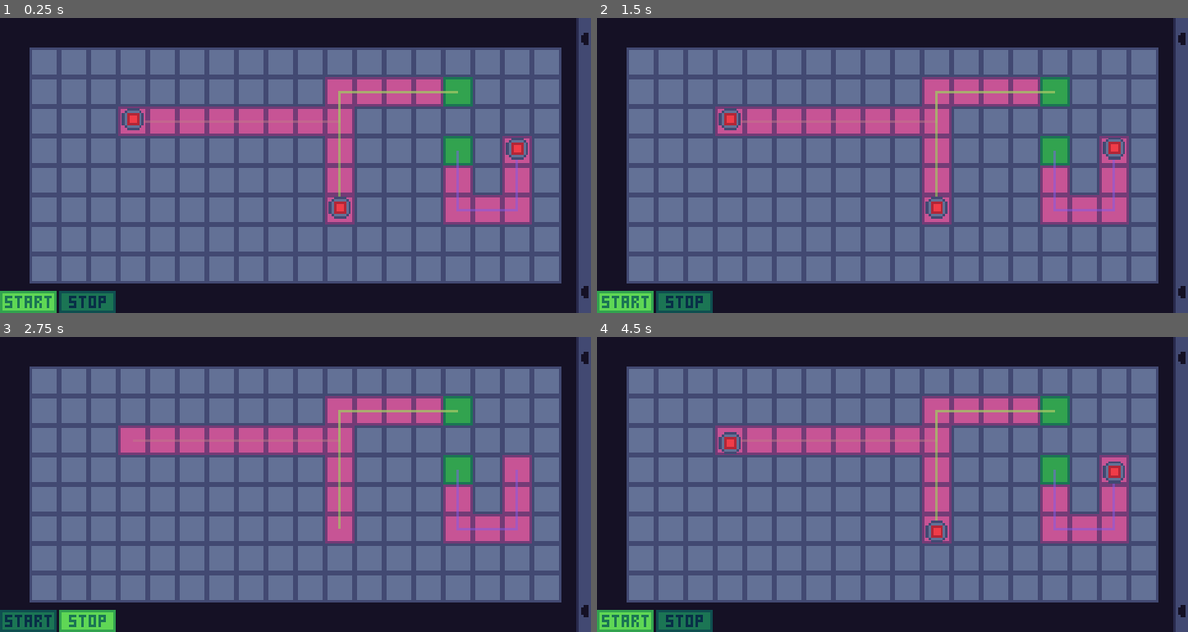
Above: before the commit, frames 1-4 (two rows, left to right).
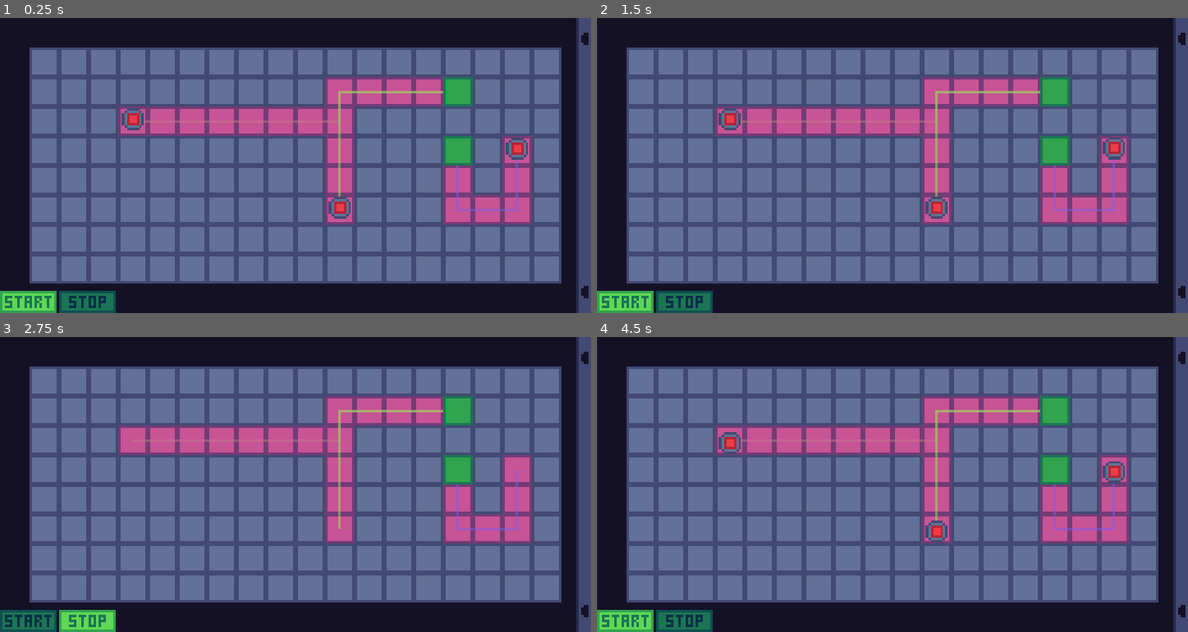
Above: after the commit, the same moments.

Repository: mariothedog/brackeys-game-jam
Game: Godot game, scene res://main/main.tscn
Same seed, same stepped clock (60 frames per second), same inputs: the game is played once before the commit and once after it.
Inputs (mouse positions are in pixels of both pictures, inside the frame that each line leads up to):
- Up to frame 1 (0.25 s): no input
- Up to frame 2 (1.5 s): click (626, 301) at 0.5 s; click (685, 301) at 1.25 s
- Up to frame 3 (2.75 s): click (29, 620) at 2 s
- Up to frame 4 (4.5 s): click (685, 620) at 2.75 s; click (626, 620) at 3.5 s; click (685, 620) at 4.25 s

The runs differ from the first frame. In frame 1, less than 0.1% of the frame differs, in the area x 75-78%, y 24-50%; in frame 2, less than 0.1%; in frame 3, less than 0.1%; in frame 4, less than 0.1%.

Commit message:
Stop the game when an enemy reaches a base tile

Diff:
--- a/src/enemies/enemy.gd
+++ b/src/enemies/enemy.gd
@@ -1,5 +1,7 @@
 class_name Enemy
 extends Area2D
+
+signal reached_end_of_path
 
 const MOVEMENT_WEIGHT = 0.4
 var MOVEMENT_RATE := MOVEMENT_WEIGHT * Constants.PHYSICS_FPS
@@ -21,7 +23,7 @@
 	if Util.is_equal_approx_vec2(sprite.global_position, _target_pos):
 		set_physics_process(false)
 		if _path_current_index + 1 == _path_length:
-			queue_free()
+			emit_signal("reached_end_of_path")
 		else:
 			position = position.round()
 		return
--- a/src/levels/tileset.tres
+++ b/src/levels/tileset.tres
@@ -40,7 +40,7 @@
 "shape": SubResource( 1 ),
 "shape_transform": Transform2D( 1, 0, 0, 1, 0, 0 )
 } ]
-1/z_index = 2
+1/z_index = 4
 2/name = "enemy_path"
 2/texture = ExtResource( 1 )
 2/tex_offset = Vector2( 0, 0 )
@@ -68,4 +68,4 @@
 3/shape_one_way = false
 3/shape_one_way_margin = 0.0
 3/shapes = [  ]
-3/z_index = 0
+3/z_index = 3
--- a/src/main/enemies.gd
+++ b/src/main/enemies.gd
@@ -1,5 +1,7 @@
 class_name Enemies
 extends Node
+
+signal enemy_reached_end_of_path(enemy)
 
 const ENEMY_SCENE = preload("res://enemies/enemy.tscn")
 
@@ -17,6 +19,8 @@
 func spawn_enemy() -> void:
 	var enemy: Enemy = ENEMY_SCENE.instance()
 	enemy.path = paths[path_index]
+# warning-ignore:return_value_discarded
+	enemy.connect("reached_end_of_path", self, "_on_enemy_reached_end_of_path", [enemy])
 	path_index = (path_index + 1) % _num_paths
 	add_child(enemy)
 
@@ -26,6 +30,10 @@
 	_num_paths = len(paths)
 
 
+func _on_enemy_reached_end_of_path(enemy: Enemy) -> void:
+	emit_signal("enemy_reached_end_of_path", [enemy])
+
+
 func _on_StepDelay_timeout() -> void:
 	# It's important that the enemy positions are updated before an enemy is
 	# spawned.
--- a/src/main/main.gd
+++ b/src/main/main.gd
@@ -6,6 +6,8 @@
 onready var bullets: Node2D = $Turrets/Bullets
 onready var placed_turrets: Node2D = $Turrets/PlacedTurrets
 onready var hud: HUD = $HUDLayer/HUD
+onready var start_button: TextureButton = $HUDLayer/HUD/Buttons/Start
+onready var stop_button: TextureButton = $HUDLayer/HUD/Buttons/Stop
 
 
 func _ready() -> void:
@@ -35,3 +37,9 @@
 		if turret.level > 0:
 			turret.enable()
 	Global.is_running = false
+
+
+func _on_Enemies_enemy_reached_end_of_path(_enemy: Enemy) -> void:
+	start_button.disabled = false
+	stop_button.disabled = true
+	_stop()
--- a/src/main/main.tscn
+++ b/src/main/main.tscn
@@ -29,14 +29,14 @@
 script = ExtResource( 4 )
 
 [node name="EnemySpawnIndicators" type="Node2D" parent="Level"]
-z_index = 2
+z_index = 4
 
 [node name="Turrets" type="Node2D" parent="."]
 script = ExtResource( 6 )
 level_path = NodePath("../Level")
 
 [node name="Bullets" type="Node2D" parent="Turrets"]
-z_index = 1
+z_index = 2
 
 [node name="PlacedTurrets" type="Node2D" parent="Turrets"]
 
@@ -53,5 +53,6 @@
 layer = 0
 
 [node name="StepDelay" type="Timer" parent="."]
+[connection signal="enemy_reached_end_of_path" from="Level/Enemies" to="." method="_on_Enemies_enemy_reached_end_of_path"]
 [connection signal="timeout" from="StepDelay" to="Turrets" method="_on_StepDelay_timeout"]
 [connection signal="timeout" from="StepDelay" to="Level/Enemies" method="_on_StepDelay_timeout"]
--- a/src/turrets/turret.tscn
+++ b/src/turrets/turret.tscn
@@ -19,7 +19,7 @@
 texture = ExtResource( 2 )
 
 [node name="Gun" type="Sprite" parent="."]
-z_index = 2
+z_index = 4
 texture = ExtResource( 3 )
 hframes = 8
 
